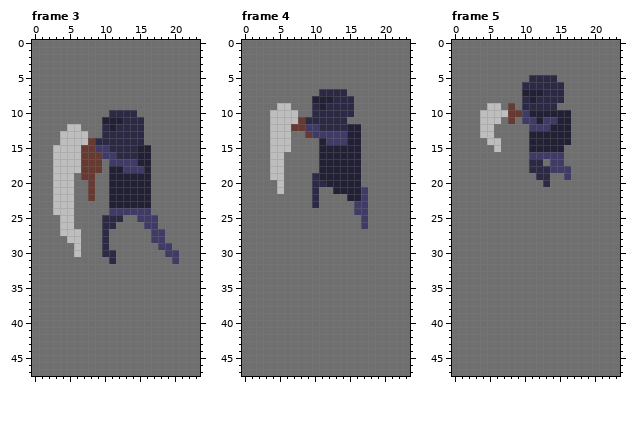
Pixel-art file: Assets/Sprites/Asperite files/attackanimationtest.aseprite. The picture above is the old version.
24x48 pixels, 11 frames. Shown: frame 3, frame 4, frame 5. The commit also changed other frames, which this record leaves out.
After:
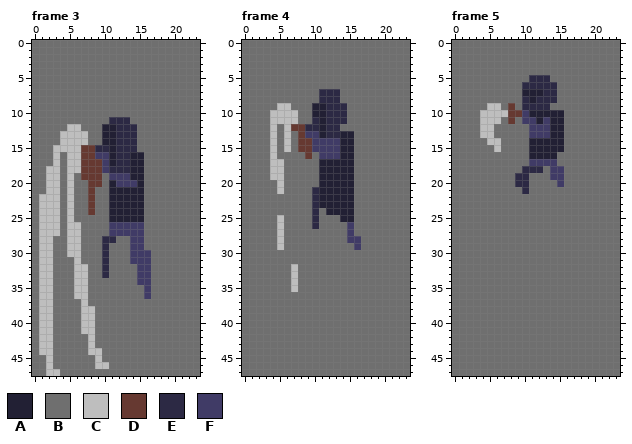
Palette (. is transparent): A #222034  B #6f6f6f  C #bebebe  D #663931  E #2c2944  F #403b66
Difference:
Frame 3, layer "Layer 1":
y 10: x 11..14 EEEE -> BBBB
y 11: x 10..12 AAA -> BEE; x 14..15 EE -> BB
y 12: x 10 E -> A; x 15 E -> B
y 13: x 10..11 EE -> AA; x 15 E -> B
y 14: x 8..11 DEEE -> BBAA; x 15 E -> B
y 15: x 9..11 FFE -> EEA; x 15..16 AA -> BB
y 16: x 4 C -> B; x 9 D -> F; x 11 F -> A; x 14 E -> A; x 16 A -> B
y 17: x 4 C -> B; x 10..14 BFFFF -> FAEEA; x 16 A -> B
y 18: x 2 B -> C; x 4 C -> B; x 10..16 BAAFFFA -> FEEEAAB
y 19: x 2 B -> C; x 4 C -> B; x 9 B -> D; x 11..13 AAA -> FFF; x 16 A -> B
y 20: x 2 B -> C; x 4 C -> B; x 9 B -> D; x 12..14 AAA -> FFF; x 16 A -> B
y 21: x 2 B -> C; x 4 C -> B; x 16 A -> B
y 22: x 1..2 BB -> CC; x 4 C -> B; x 16 A -> B
y 23: x 1..2 BB -> CC; x 4 C -> B; x 8 B -> D; x 16 A -> B
y 24: x 1..2 BB -> CC; x 4 C -> B; x 8 B -> D; x 11..16 FFFFFF -> AAAAAB
y 25: x 1..4 BBBC -> CCCB; x 10..17 EEEBBFFF -> BAAAAABB
y 26: x 1..4 BBBC -> CCCB; x 6 B -> C; x 10..17 EEBBBBFF -> BFFFFFBB
y 27: x 1..4 BBBC -> CCCB; x 10..15 EBBBBB -> BFFFFF; x 17..18 FF -> BB
y 28: x 1..2 BB -> CC; x 11 B -> E; x 14..15 BB -> FF; x 17..18 FF -> BB
y 29: x 1..2 BB -> CC; x 5 B -> C; x 14..15 BB -> FF; x 18..19 FF -> BB
y 30: x 1..2 BB -> CC; x 5 B -> C; x 11 E -> B; x 14..16 BBB -> FFF; x 19..20 FF -> BB
y 31: x 1..2 BB -> CC; x 6 B -> C; x 10..11 BE -> EB; x 14..16 BBB -> FFF; x 20 F -> B
y 32..33: x 1..2 BB -> CC; x 6..7 BB -> CC; x 10 B -> E; x 15..16 BB -> FF
y 34: x 1..2 BB -> CC; x 6..7 BB -> CC; x 15..16 BB -> FF
y 35..36: x 1..2 BB -> CC; x 6..7 BB -> CC; x 16 B -> F
y 37: x 1..2 BB -> CC; x 7 B -> C
y 38..41: x 1..2 BB -> CC; x 7..8 BB -> CC
y 42..43: x 1..2 BB -> CC; x 8 B -> C
y 44: x 1..2 BB -> CC; x 8..9 BB -> CC
y 45: x 2 B -> C; x 9 B -> C
y 46: x 2 B -> C; x 9..10 BB -> CC
y 47: x 2..3 BB -> CC
Frame 4, layer "Layer 1":
y 7: x 14 E -> B
y 8: x 10..12 AAA -> BEE; x 14..15 EE -> BB
y 9: x 10 E -> A; x 15 E -> B
y 10: x 10..11 EE -> AA; x 15 E -> B
y 11: x 8..9 DE -> BB; x 11 E -> A
y 12: x 5 C -> B; x 9..11 FFE -> EEA; x 14..16 EAA -> BBB
y 13: x 5 C -> B; x 8..9 BD -> DF; x 11..14 FFFF -> AEEA; x 16 A -> B
y 14: x 5 C -> B; x 8..11 BBBA -> DDFF; x 14 F -> A; x 16 A -> B
y 15: x 5 C -> B; x 8..13 BBBAAA -> DDFFFF; x 16 A -> B
y 16: x 5 C -> B; x 9 B -> D; x 11..13 AAA -> FFF; x 16 A -> B
y 17..18: x 16 A -> B
y 19: x 10 E -> B; x 16 A -> B
y 20: x 10..11 EE -> BA; x 16 A -> B
y 21: x 11..12 BB -> AA; x 16..17 AF -> BB
y 22: x 11..14 BBBB -> AAAA; x 16..17 AF -> BB
y 23: x 11..17 BBBBBFF -> AAAAABB
y 24: x 10 B -> E; x 12..17 BBBBFF -> AAAABB
y 25: x 5 B -> C; x 10 B -> E; x 14..15 BB -> AA; x 17 F -> B
y 26: x 5 B -> C; x 10 B -> E; x 15 B -> F; x 17 F -> B
y 27: x 5 B -> C; x 15 B -> F
y 28: x 5 B -> C; x 15..16 BB -> FF
y 29: x 5 B -> C; x 16 B -> F
y 32..35: x 7 B -> C
Frame 5, layer "Layer 1":
y 5: x 14 E -> B
y 6..8: x 15 E -> B
y 9: x 14 E -> B
y 10: x 16 A -> B
y 11: x 14 F -> A; x 16 A -> B
y 12: x 16 A -> B
y 13: x 11..13 AAA -> FFF; x 16 A -> B
y 14: x 16 A -> B
y 16: x 11..15 FFFFF -> AAAAB
y 17: x 11..13 EEB -> FFF; x 15 F -> B
y 18: x 10 B -> E; x 13 E -> B; x 16 F -> B
y 19: x 9..10 BB -> EE; x 12..16 EEBBF -> BBFFB
y 20: x 9..10 BB -> EE; x 13 E -> B; x 15 B -> F
y 21: x 10 B -> E
